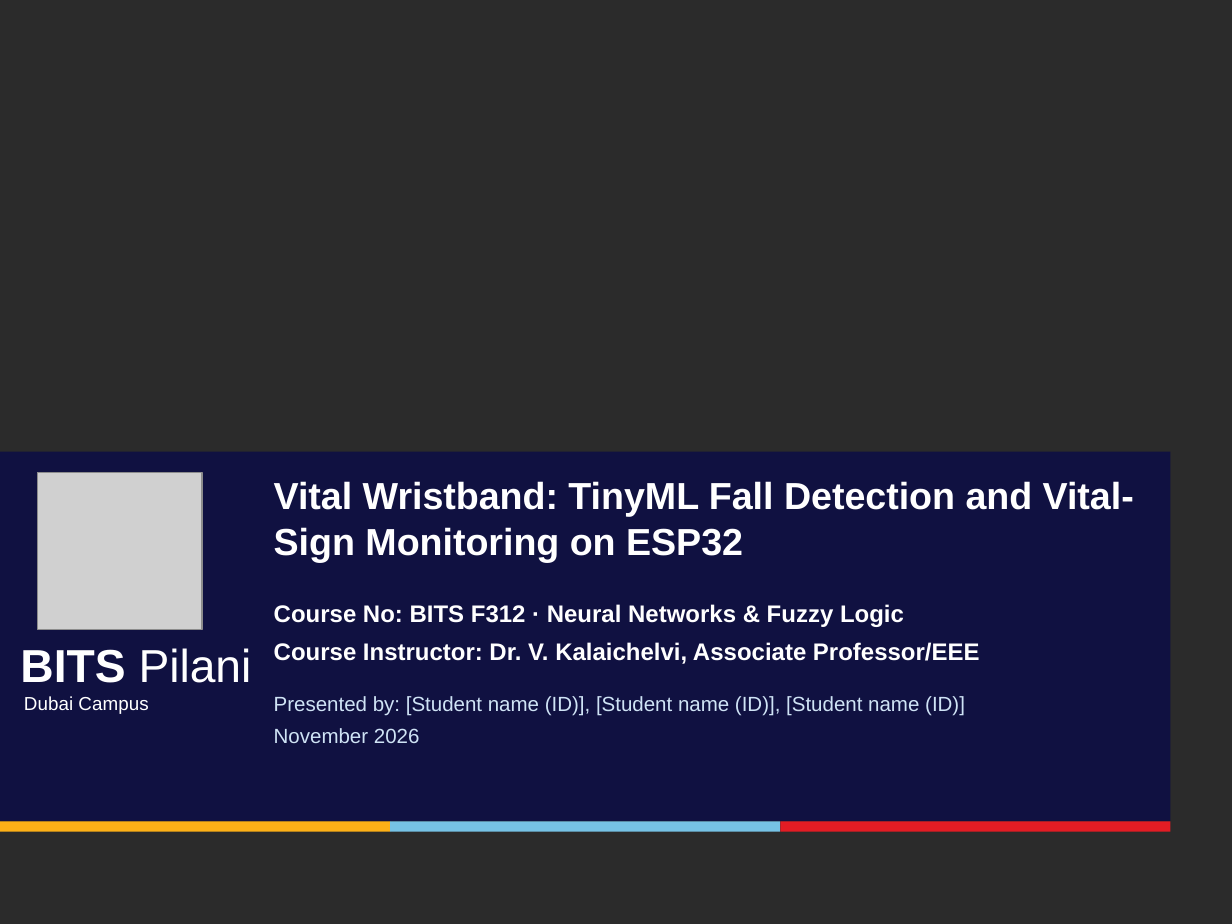
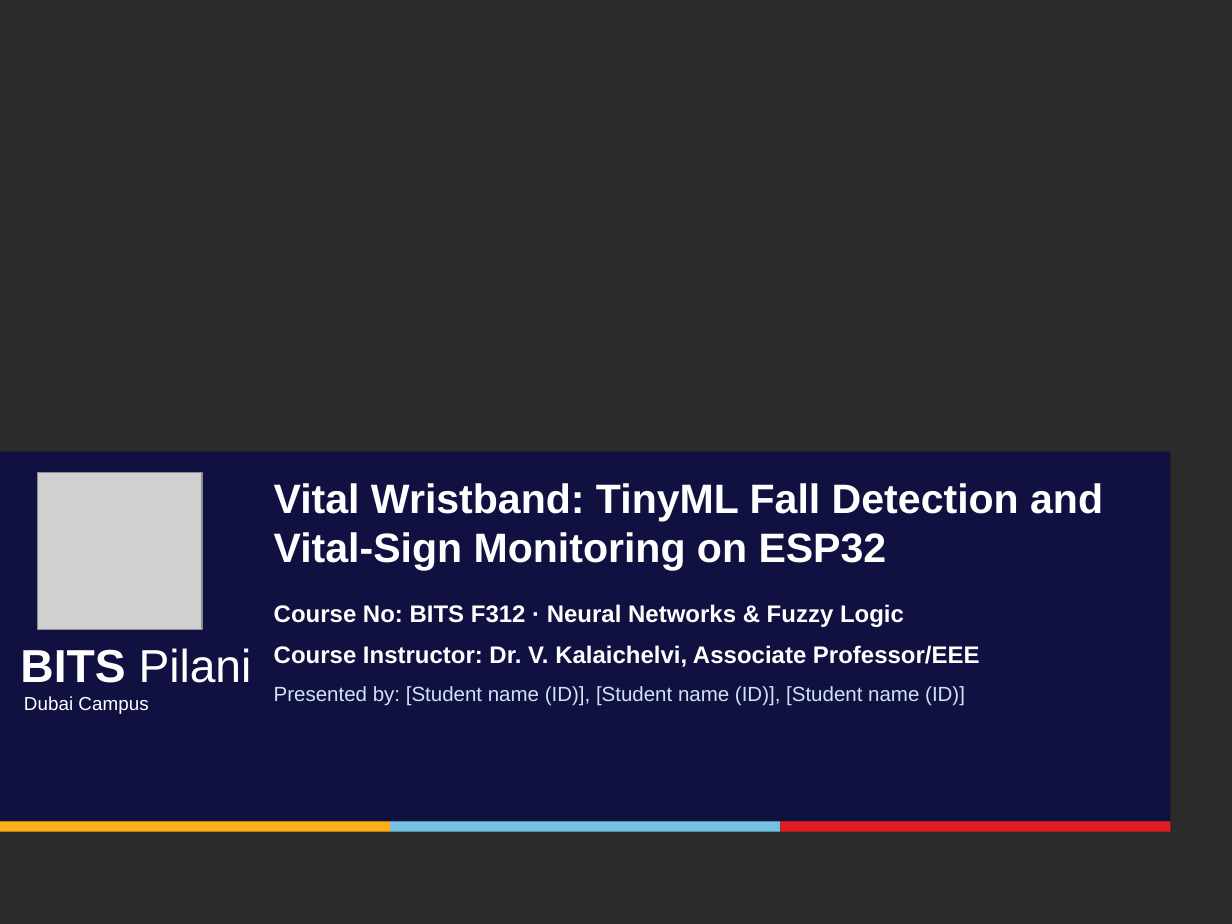
Before and after one commit to f20230104-dotcom/Vital-armband, a slide deck: slide 1 of docs/Vital_Wristband_BITS_F312.pptx. Drawn at 1232x924 pixels with LibreOffice and Linux fonts; fonts in the diff are those of the drawing; grey boxes stand for pictures; background and template pictures are left out; a plain dark background stands for a picture behind light text. Boxes give left, top, right and bottom in pixels: in the first picture for what was removed or moved away, otherwise in the second. Text is boxed around its words. In the diff, an @@ line names an element or a change of style, - is before the commit and + after.

```diff
--- a/docs/Vital_Wristband_BITS_F312.pptx
+++ b/docs/Vital_Wristband_BITS_F312.pptx
@@ text "Vital Wristband: TinyML Fall Detection ..." at (274, 483, 1103, 570): size 22 to 24 pt @@
@@ text "Course Instructor: Dr. V. Kalaichelvi, ..." rewrapped from (274, 642, 980, 664) to (363, 645, 980, 667) @@
@@ text "Presented by: [Student name (ID)], ...": place and size @@
-text "Presented by: [Student name (ID)], ..." at (274, 696, 965, 743)
+text "Presented by: [Student name (ID)], ..." at (274, 686, 965, 706)
@@ text "Presented by: [Student name (ID)], ..." at (274, 686, 965, 706): less space between paragraphs @@
@@ text at (274, 728, 420, 743): paragraph removed @@
-November 2026
```
Also in this commit, not shown: 7 other slides changed, 6 slides added, 26 slides removed, 2 other files.
